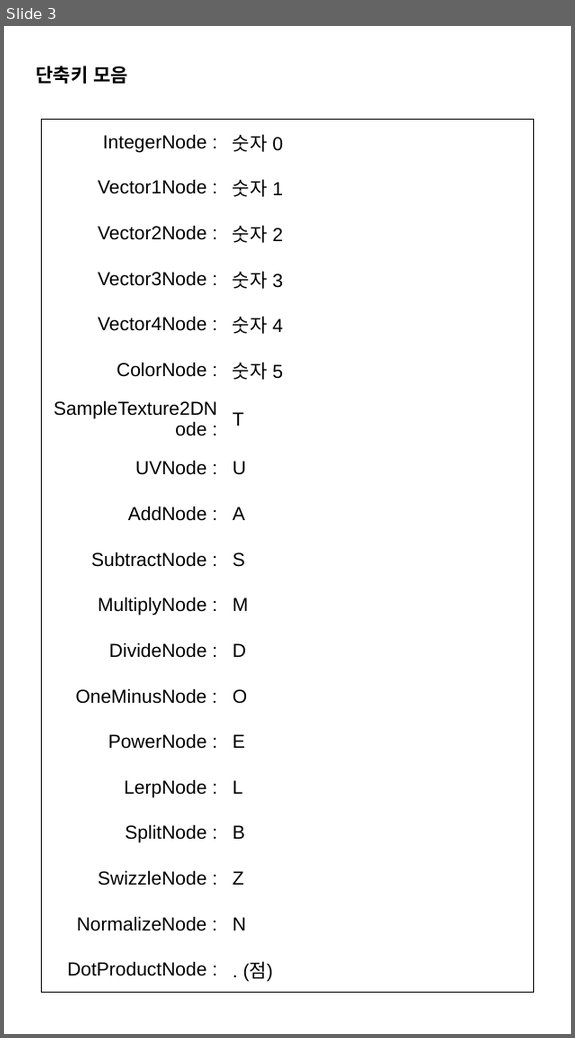
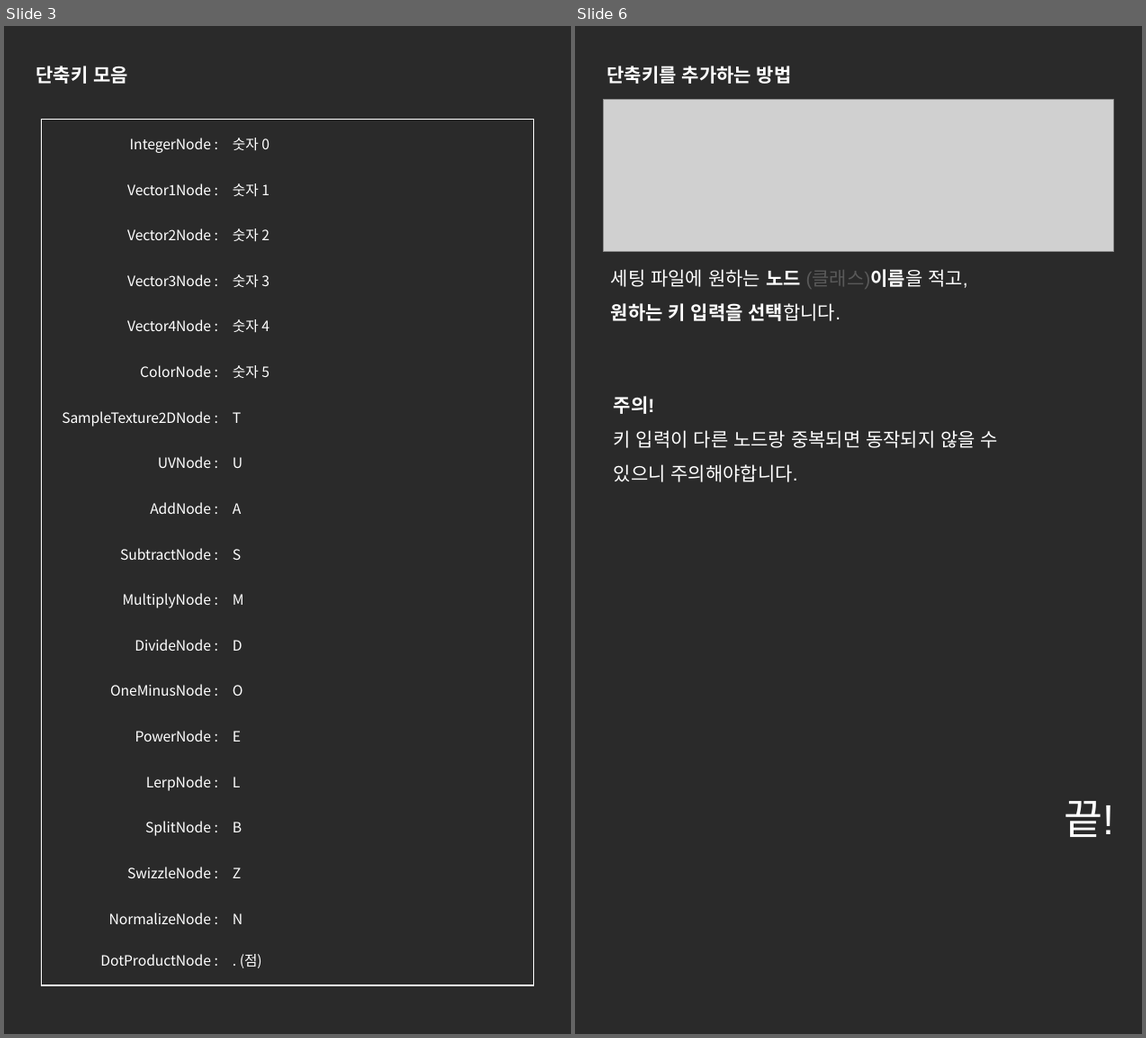
Before and after one commit to NK-Studio/ShaderGraphHotKey, a slide deck: Document KR.pptx. Shown side by side, each under a label of ours: slide 3 before the commit, slides 3 and 6 after it; the slides between them are not shown. The pictures are 575x1038 and 1146x1038 pixels, drawn with LibreOffice and Linux fonts; fonts in the diff are those of the drawing; grey boxes stand for pictures. Boxes give left, top, right and bottom in pixels: in the first picture for what was removed or moved away, otherwise in the second. Text is boxed around its words. In the diff, an @@ line names an element or a change of style, - is before the commit and + after.

Commit message:
문서 파일 업로드

```diff
--- a/Document KR.pptx
+++ b/Document KR.pptx
@@ slide 6 added at (575,26,1142,1034), background #FFFFFF; not listed: 1 template element that a slide beside it also shows @@
@@ text added at (607,66,792,84), 18 pt, text #FFFFFF, bold @@
+단축키를 추가하는 방법
@@ picture added at (604,99,1114,251) @@
@@ text added at (611,269,967,321), 18 pt, text #FFFFFF @@
+세팅 파일에 원하는 노드 (클래스)이름을 적고,
+원하는 키 입력을 선택합니다.
@@ text added at (614,396,998,482), 18 pt, text #FFFFFF @@
+주의!
+키 입력이 다른 노드랑 중복되면 동작되지 않을 수
+있으니 주의해야합니다.
@@ text added at (1064,801,1114,837), 40 pt, text #FFFFFF @@
+끝!
@@ slide 3 changed as well @@
@@ freeform shape added at (4,26,571,1034), fill #2A2A2A @@
@@ text "단축키 모음" at (36,66,129,84): font Arial to Noto Sans CJK KR, text colour #000000 to #FFFFFF; indent changed; more space between paragraphs @@
@@ table at (61,132,277,972) @@
@@ fill none to #2A2A2A in 38 cells @@
@@ size 18 to 13.5 pt, font Arial to Noto Sans CJK KR, text colour #000000 to #FFFFFF @@
@@ letter spacing 0 to -0.1 pt in "IntegerNode", "Vector1Node", "Vector2Node", "Vector3Node" and 11 more places @@
@@ letter spacing 0 to 0.1 pt in "숫자", "숫자", "숫자", "숫자" and 2 more places @@
@@ more space between paragraphs @@
@@ indent changed @@
@@ line spacing 1 to 15.8pt @@
@@ borders changed @@
@@ table: place and size @@
-table at (41,119,533,985)
+table at (61,132,277,972)
@@ group added at (40,119,534,986): 4 freeform shapes @@
```
Also in this commit, not shown: 2 other slides changed, 2 other slides added, 1 other file.
